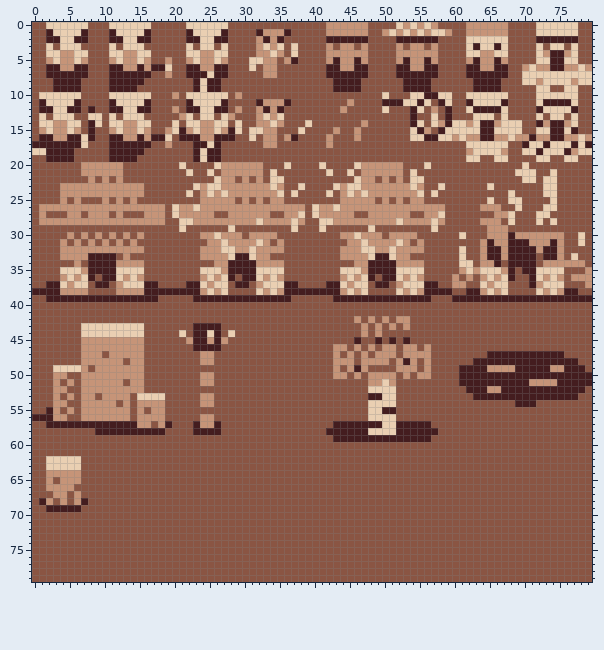
Edited in one commit: sprite sheet (assets/sprite.png). This is how it looked before the edit.
The file is 80x80 pixels.
After the commit:
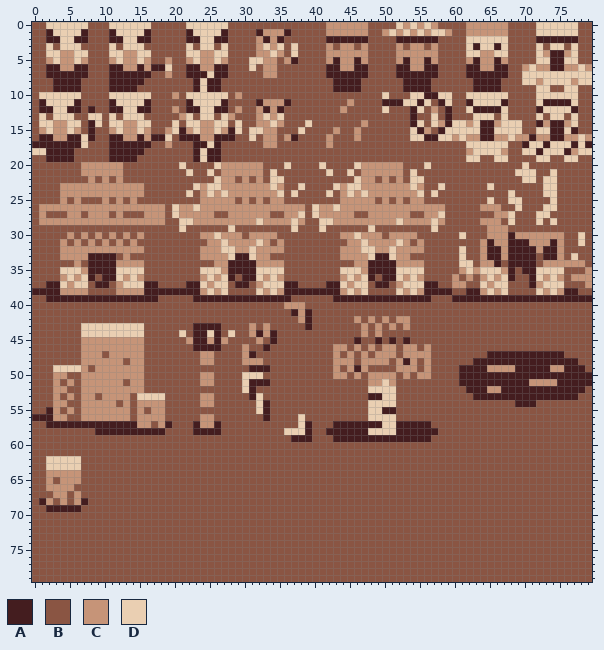
Palette (. is transparent): A #441d1f  B #8a5543  C #c69478  D #eacfb2
Diff:
Colour A replaces colour B in row 41 at x 37 and 39; in rows 42 to 43 at x 39; in row 44 at x 32 and 34; in row 45 at x 34; in row 46 at x 33; in row 47 at x 31.
Colour A replaces colour B in row 49 at x 31 to 33; in row 51 at x 31 to 33; in rows 52 to 53 at x 31; in rows 54 to 56 at x 33; in rows 57 to 58 at x 39; in row 59 at x 37 to 39.
Colour C replaces colour B in row 40 at x 36 to 38; in rows 41 to 42 at x 38; in rows 43 to 44 at x 31 and 33; in row 45 at x 32; in rows 46 to 47 at x 30; in row 48 at x 30 to 32.
Colour D replaces colour B in row 50 at x 30 to 32; in rows 51 to 52 at x 30; in rows 53 to 55 at x 32; in rows 56 to 57 at x 38; in row 58 at x 36 to 38.
